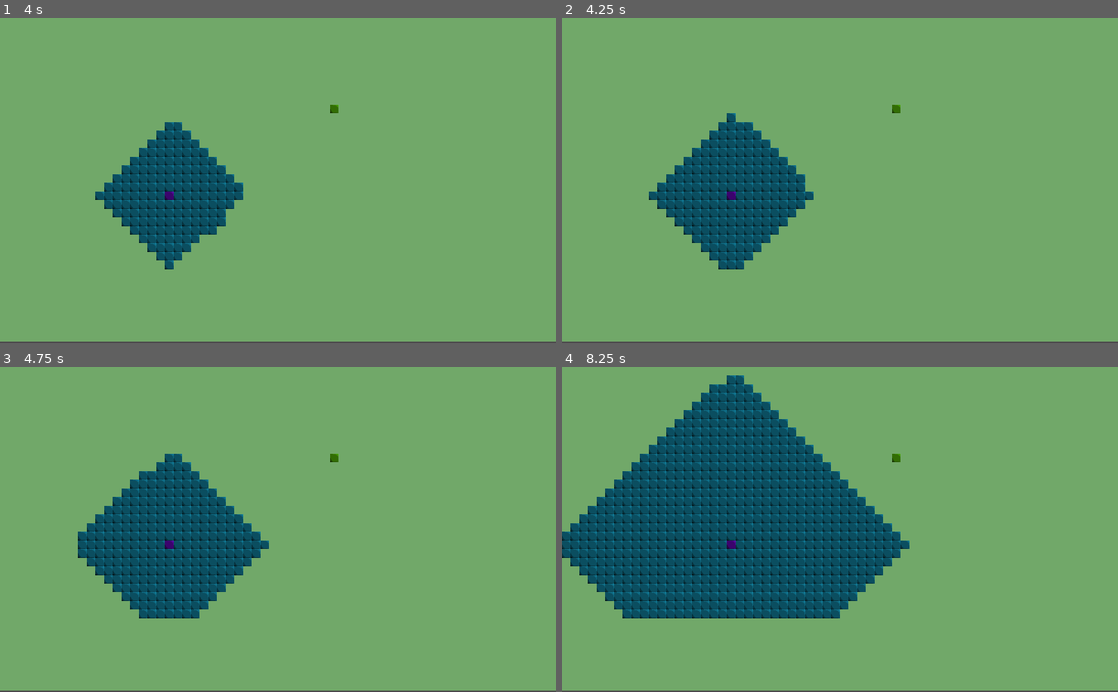
Above: before the commit, frames 1-4 (two rows, left to right).
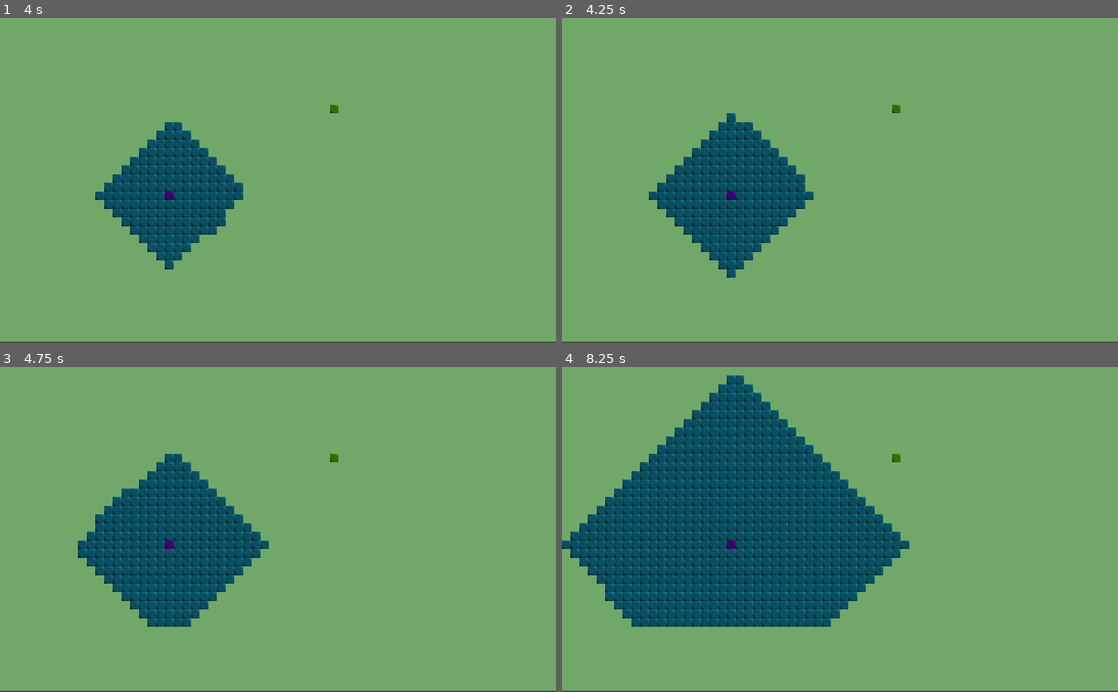
Above: after the commit, the same moments.

Repository: frehrmann/flixy-godot
Game: Godot game, scene res://Main.tscn
Two runs of this game, one before a commit and one after it. Both use one fixed random seed, a clock stepped at 60 frames per second and the inputs below.
Inputs (mouse positions are in pixels of both pictures, inside the frame that each line leads up to):
- Up to frame 1 (4 s): tap Enter at 0.5, 2.75 s; move the mouse to (400, 164) at 0.52 s; click (400, 164) at 0.67 s; click "Weiter" at 1.25 s; tap Space at 2 s; move the mouse to (166, 196) at 2.02 s; click (166, 196) at 2.17 s; move the mouse to (333, 109) at 2.77 s; click (333, 109) at 2.92 s; move the mouse to (250, 245) at 3.52 s; click (250, 245) at 3.67 s
- Up to frame 2 (4.25 s): no input
- Up to frame 3 (4.75 s): move the mouse to (444, 578) at 4.27 s; click (444, 578) at 4.42 s
- Up to frame 4 (8.25 s): move the mouse to (673, 480) at 5.02 s; click (673, 480) at 5.17 s; move the mouse to (867, 529) at 5.77 s; click (867, 529) at 5.92 s; move the mouse to (756, 448) at 6.52 s; click (756, 448) at 6.67 s; move the mouse to (962, 513) at 7.27 s; click (962, 513) at 7.42 s; move the mouse to (728, 545) at 8.02 s; click (728, 545) at 8.17 s

Frame 1 is identical in both runs. In frame 2, less than 0.1% of the frame differs, in the area x 29-32%, y 77-80%; in frame 3, 0.4%; in frame 4, 1.9%, in the area x 0-49%, y 5-80%.

Commit message:
Fix thing where the block on the edge of the screen could not be reached

Diff:
--- a/Projects/AStart/Scripts/Main.gd
+++ b/Projects/AStart/Scripts/Main.gd
@@ -27,8 +27,8 @@
 export(bool) var Debug = false
 
 func start_search():
-	var size = get_viewport().size
-	$Search.start(start_tile, end_tile, $TileMap.world_to_map(size))
+	var size = $TileMap.world_to_map(get_viewport().size) + Vector2(1,1)
+	$Search.start(start_tile, end_tile, size)
 
 func check_block():
 	var tile_pos = $Search.current()
